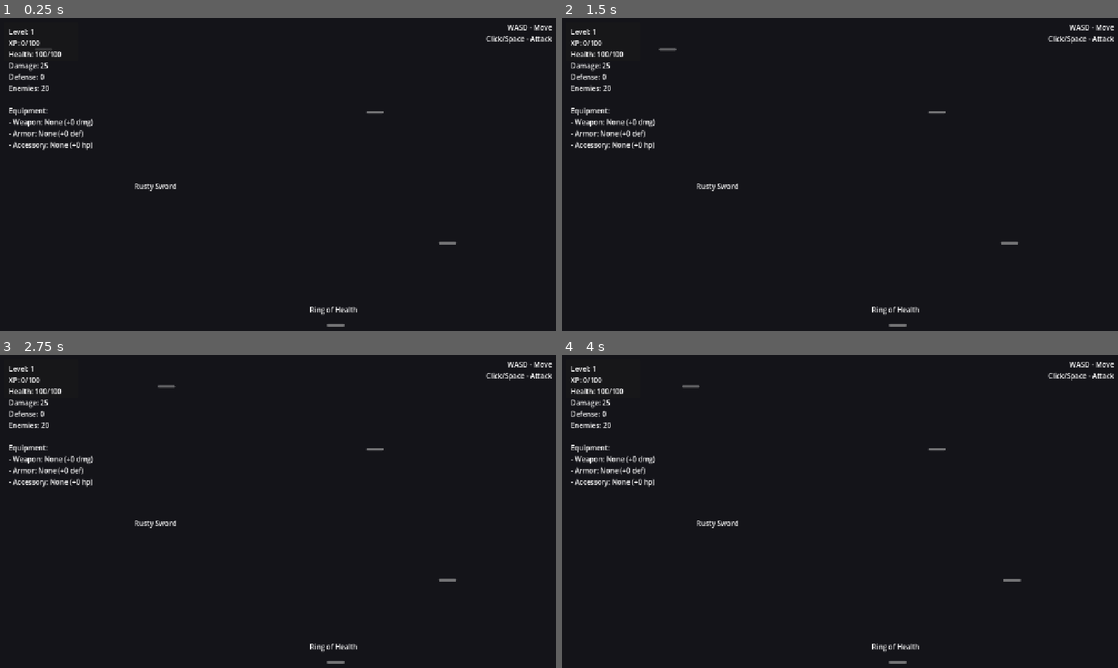
Above: before the commit, frames 1-4 (two rows, left to right).
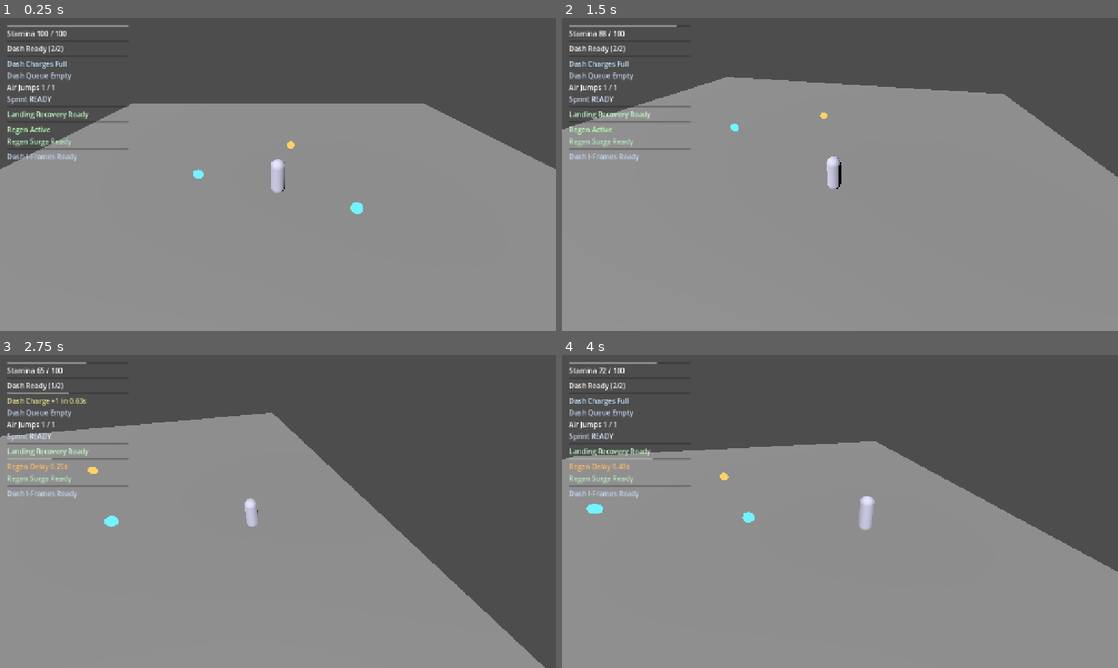
Above: after the commit, the same moments.

Repository: thegoatleroyjenkins/arpg-game
Game: Godot game, scene res://prototype3d/main_3d.tscn
The game is run twice, just before and just after one commit, with the same random seed, the same clock (stepped at 60 frames per second) and the same inputs. Before the commit the project starts from res://main.tscn.
Inputs (mouse positions are in pixels of both pictures, inside the frame that each line leads up to):
- Up to frame 1 (0.25 s): no input
- Up to frame 2 (1.5 s): tap Enter (ui_accept) at 0.5 s; move the mouse to (962, 158) at 0.52 s; press the mouse at (962, 158) at 0.53 s; hold D (move_right) 0.53-1.25 s; tap Space (jump) at 0.77 s; release the mouse at (962, 158) at 1.25 s; drag from (728, 190) to (667, 61) at 1.27 s
- Up to frame 3 (2.75 s): move the mouse to (333, 442) at 2.02 s; hold D (move_right) from 2.03 s (still down); tap Q (dash) at 2.1 s
- Up to frame 4 (4 s): release D (move_right) at 2.75 s; drag from (812, 574) to (1006, 589) at 2.77 s; move the mouse to (1006, 558) at 3.52 s; press the mouse at (1006, 558) at 3.53 s; hold A (move_left) from 3.53 s (still down); tap Space (jump) at 3.77 s

The runs differ from the first frame. In frame 1, 100% of the frame differs, in the area x 0-100%, y 0-100%; in frame 2, 100%; in frame 3, 100%; in frame 4, 100%.

Commit message:
Set 3D prototype as default scene and bump project feature tag to 4.6

Diff:
--- a/project.godot
+++ b/project.godot
@@ -12,8 +12,8 @@
 
 config/name="Dark Realm ARPG"
 config/description="An action RPG game"
-run/main_scene="res://main.tscn"
-config/features=PackedStringArray("4.2", "GL Compatibility")
+run/main_scene="res://prototype3d/main_3d.tscn"
+config/features=PackedStringArray("4.6", "GL Compatibility")
 config/icon="res://icon.svg"
 
 [display]
